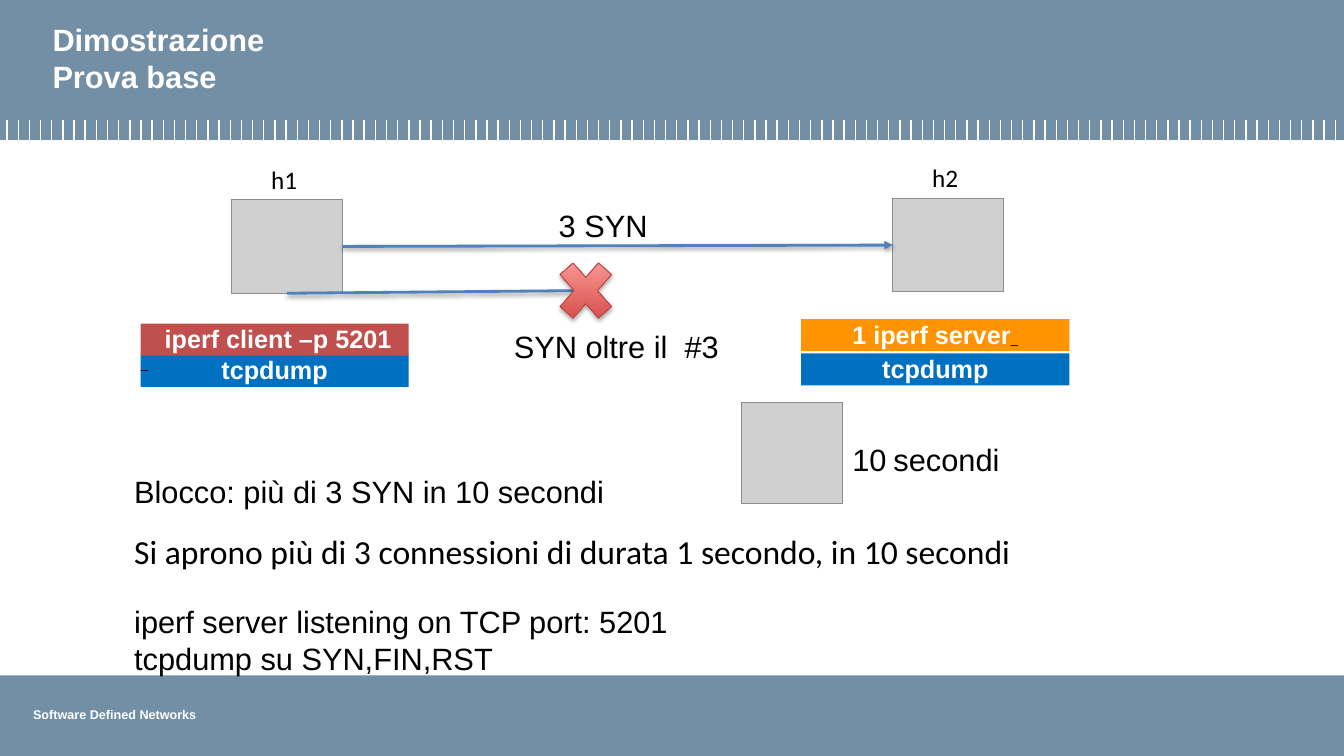
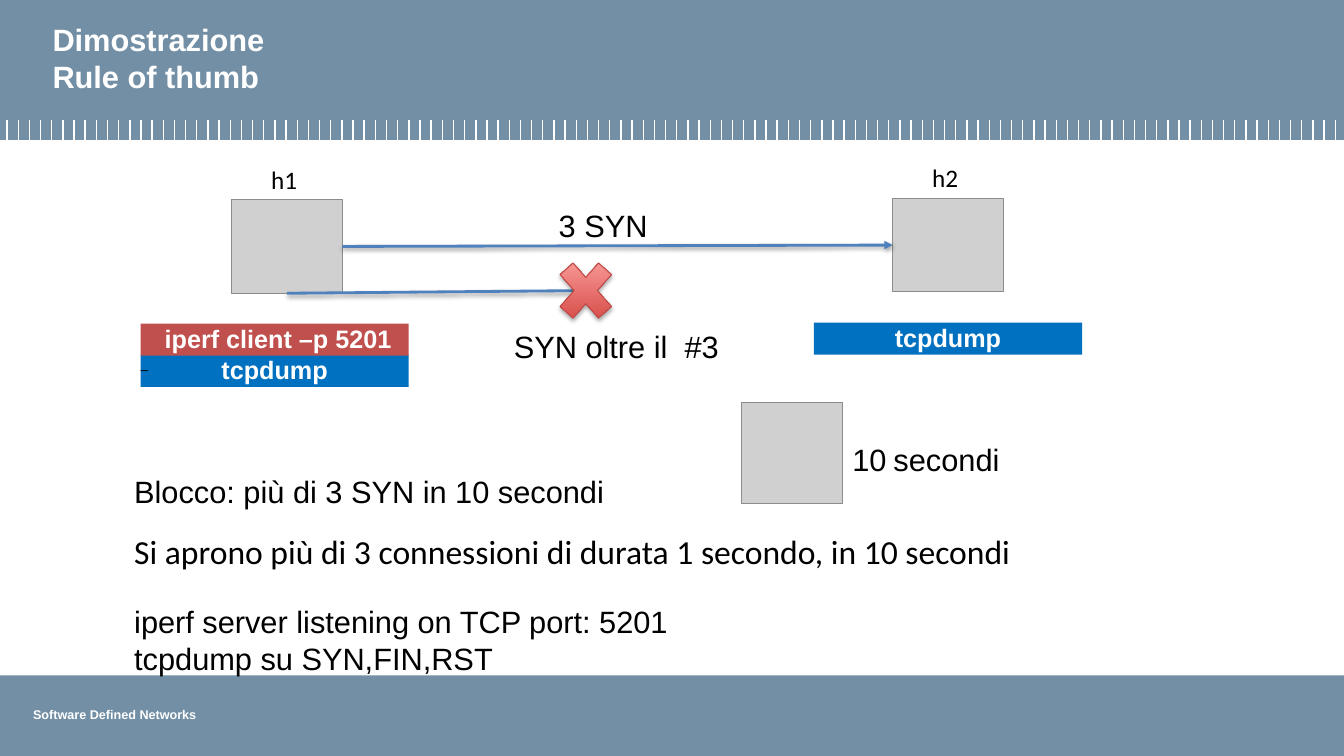
Before and after one commit to pierluigigrossi/progetto-SDN, a slide deck: slide 9 of intermedia8.pptx. Drawn at 1344x756 pixels with LibreOffice and Linux fonts; fonts in the diff are those of the drawing; grey boxes stand for pictures; background and template pictures are left out. Boxes give left, top, right and bottom in pixels: in the first picture for what was removed or moved away, otherwise in the second. Text is boxed around its words. In the diff, an @@ line names an element or a change of style, - is before the commit and + after.

```diff
--- a/intermedia8.pptx
+++ b/intermedia8.pptx
@@ title at <box>53,28,265,88</box>: text changed @@
-Dimostrazione
-Prova base
+Dimostrazione
+Rule of thumb
@@ freeform shape removed at <box>802,320,1070,352</box> @@
-1 iperf server_
@@ freeform shape "tcpdump": place and size @@
-freeform shape "tcpdump" at <box>802,354,1070,386</box>
+freeform shape "tcpdump" at <box>814,323,1082,355</box>
```
Also in this commit, not shown: 4 other slides changed.
